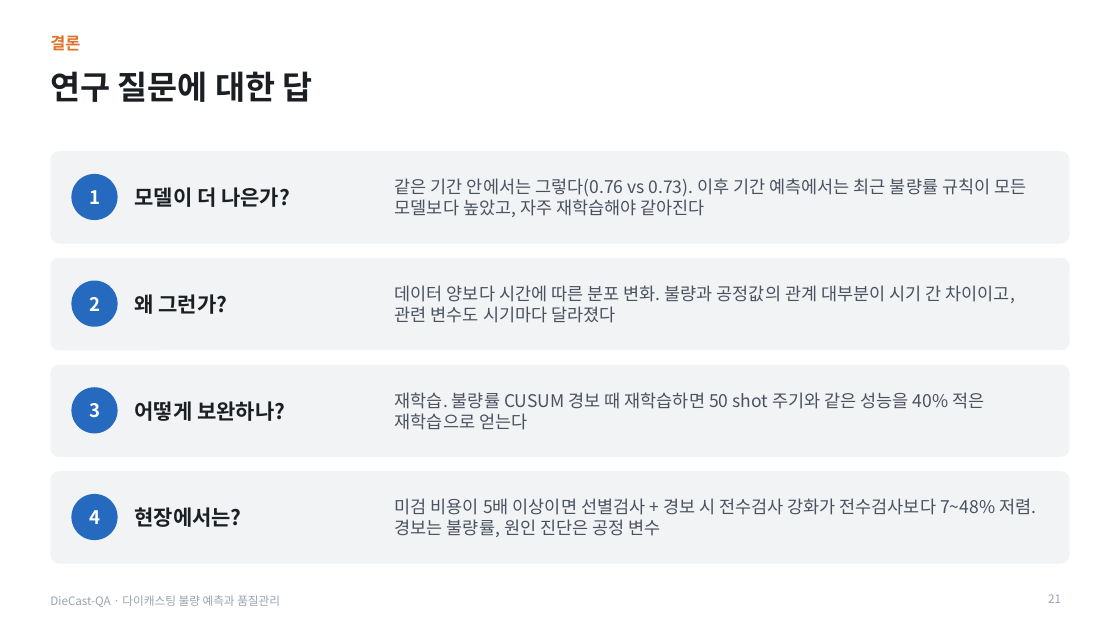
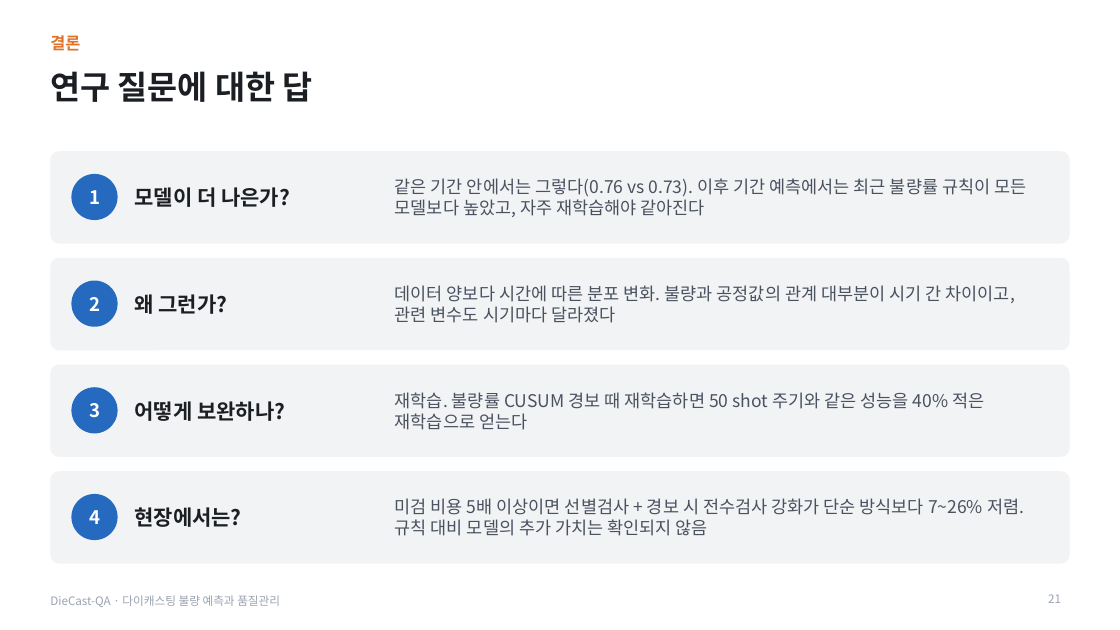
Before and after one commit to seoki0804/DieCast-QA-public, a slide deck: slide 21 of docs/presentation/DieCast-QA_최종발표.pptx. Drawn at 1120x630 pixels with LibreOffice and Linux fonts; fonts in the diff are those of the drawing. Boxes give left, top, right and bottom in pixels: in the first picture for what was removed or moved away, otherwise in the second. Text is boxed around its words. In the diff, an @@ line names an element or a change of style, - is before the commit and + after.

Commit message:
docs: 검사 비용 해석 보완 (단순 방식 대비 절감, 규칙 대비 모델 가치, 8.4절)

```diff
--- a/docs/presentation/DieCast-QA_최종발표.pptx
+++ b/docs/presentation/DieCast-QA_최종발표.pptx
@@ text at (x1=395, y1=498, x2=1024, y2=536): text changed @@
-미검 비용이 5배 이상이면 선별검사 + 경보 시 전수검사 강화가 전수검사보다 7~48% 저렴. 경보는 불량률, 원인 진단은 공정 변수
+미검 비용 5배 이상이면 선별검사 + 경보 시 전수검사 강화가 단순 방식보다 7~26% 저렴. 규칙 대비 모델의 추가 가치는 확인되지 않음
```
Also in this commit, not shown: 4 other slides changed, 5 other files.
